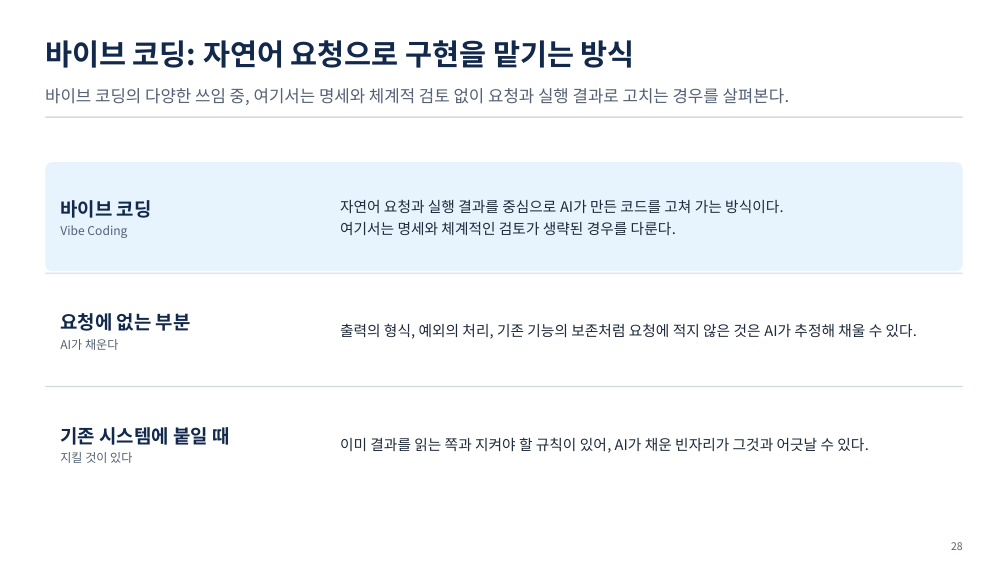
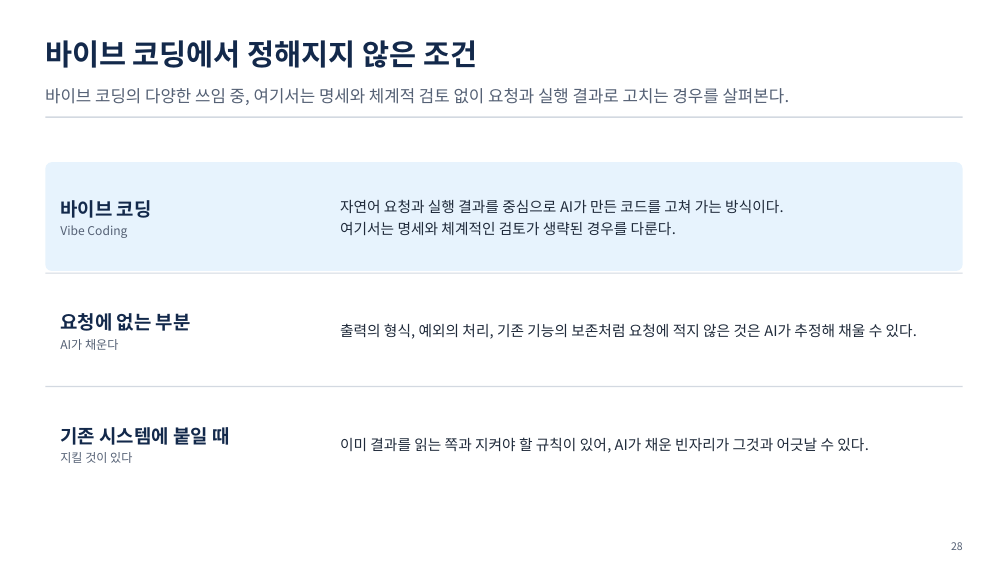
Before and after one commit to uengine-oss/hyd-iot-edu, a slide deck: slide 28 of workspace/강의제작/산출물/통합반/이론/07회차/통합반_07일차.pptx. Drawn at 1008x567 pixels with LibreOffice and Linux fonts; fonts in the diff are those of the drawing. Boxes give left, top, right and bottom in pixels: in the first picture for what was removed or moved away, otherwise in the second. Text is boxed around its words. In the diff, an @@ line names an element or a change of style, - is before the commit and + after.

Commit message:
통합반 7회차 26~31장 실제 변경 기록으로 본문 347초와 강조를 검증

```diff
--- a/workspace/강의제작/산출물/통합반/이론/07회차/통합반_07일차.pptx
+++ b/workspace/강의제작/산출물/통합반/이론/07회차/통합반_07일차.pptx
@@ text at (x1=45, y1=40, x2=477, y2=68): text changed @@
-바이브 코딩: 자연어 요청으로 구현을 맡기는 방식
+바이브 코딩에서 정해지지 않은 조건
```
Also in this commit, not shown: 3 other slides changed, 1 slide added, 1 slide removed, 26 other files.
